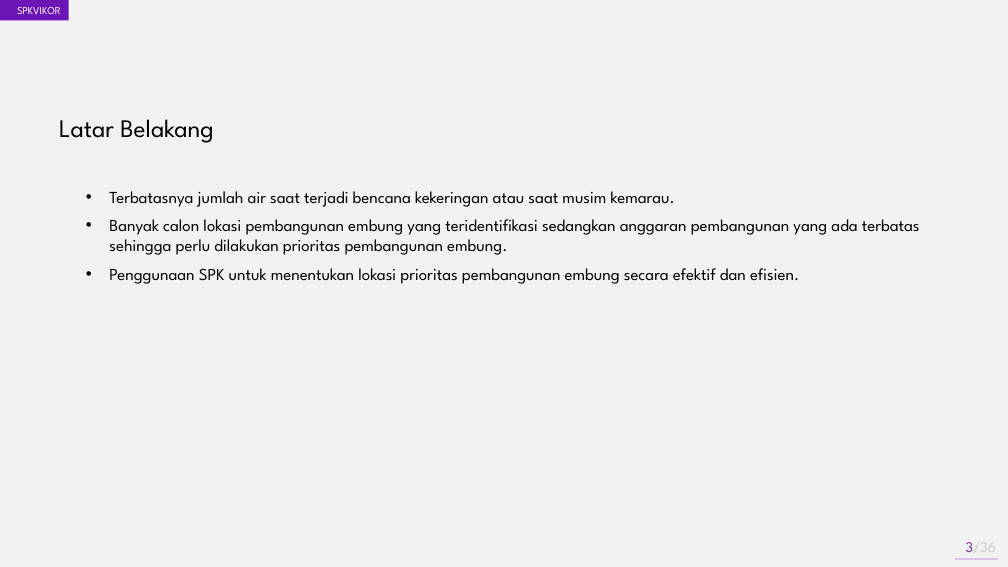
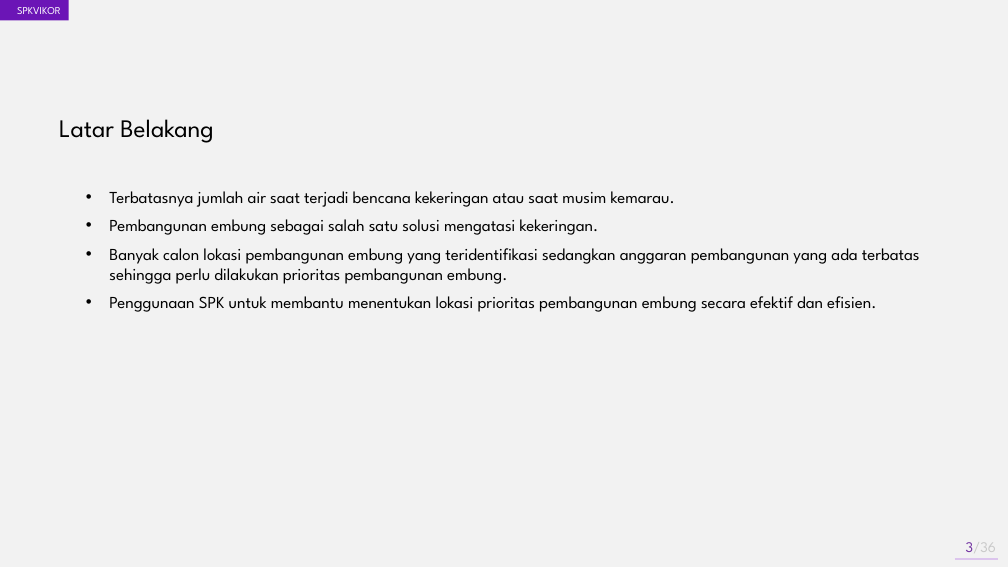
Before and after one commit to akhmadali7/TugasAkhir, a slide deck: slide 3 of PPT - TA - Akhmad Ali Sajidin.pptx. Drawn at 1008x567 pixels with LibreOffice and Linux fonts; fonts in the diff are those of the drawing. Boxes give left, top, right and bottom in pixels: in the first picture for what was removed or moved away, otherwise in the second. Text is boxed around its words. In the diff, an @@ line names an element or a change of style, - is before the commit and + after.

```diff
--- a/PPT - TA - Akhmad Ali Sajidin.pptx
+++ b/PPT - TA - Akhmad Ali Sajidin.pptx
@@ text at [109, 219, 599, 235]: paragraph added @@
+• Pembangunan embung sebagai salah satu solusi mengatasi kekeringan.
@@ text at [109, 296, 876, 312]: text changed @@
-• Penggunaan SPK untuk menentukan lokasi prioritas pembangunan embung secara efektif dan efisien.
+• Penggunaan SPK untuk membantu menentukan lokasi prioritas pembangunan embung secara efektif dan efisien.
```
Also in this commit, not shown: 8 other slides changed, 31 other files.
